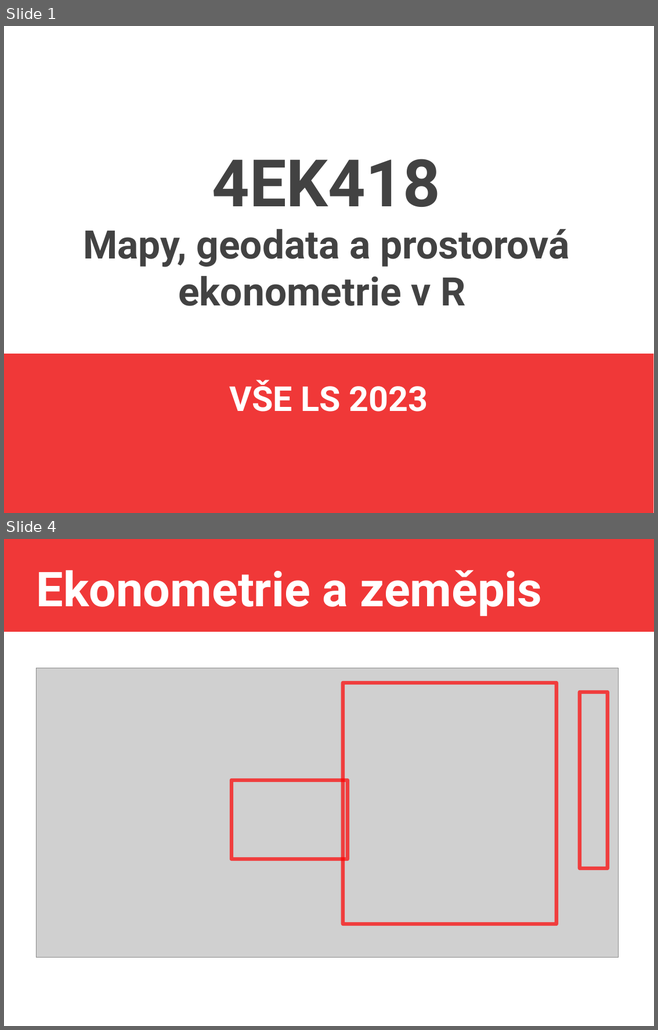
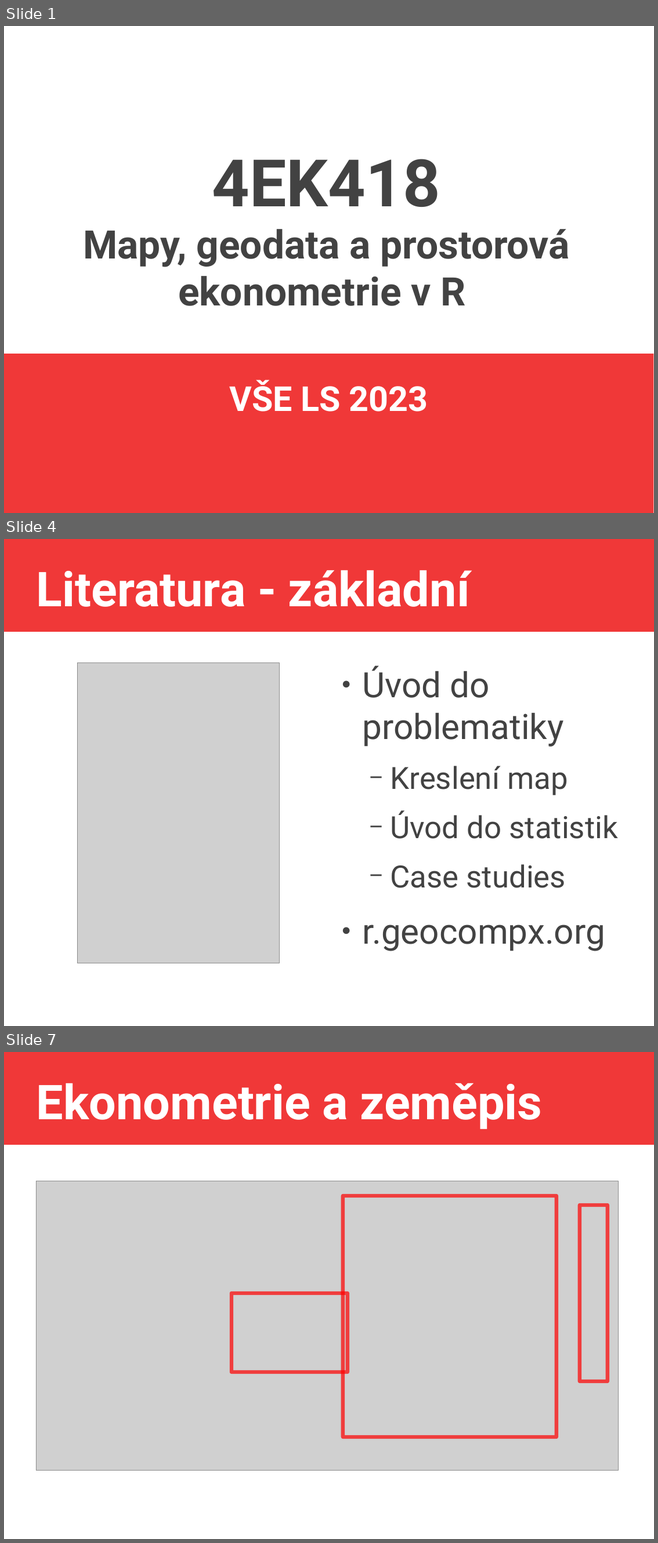
Before and after one commit to jlacko/4EK418, a slide deck: prez/0 - intro 4EK418.odp. Shown one above the other, each under a label of ours: slides 1 and 4 before the commit, slides 1, 4 and 7 after it; the slides between them are not shown. The pictures are 658x1030 and 658x1543 pixels, drawn with LibreOffice and Linux fonts; fonts in the diff are those of the drawing; grey boxes stand for pictures. Boxes give left, top, right and bottom in pixels: in the first picture for what was removed or moved away, otherwise in the second. Text is boxed around its words. In the diff, an @@ line names an element or a change of style, - is before the commit and + after.

Commit message:
literatura v úvodu

```diff
--- a/prez/0 - intro 4EK418.odp
+++ b/prez/0 - intro 4EK418.odp
@@ slide 4 added at (x1=4, y1=539, x2=654, y2=1026), background #FFFFFF; not listed: 1 template element that a slide beside it also shows @@
@@ title added at (x1=36, y1=570, x2=470, y2=607), 58.7 pt, text #FFFFFF, bold @@
+Literatura - základní
@@ picture added at (x1=77, y1=663, x2=280, y2=964) @@
@@ text added at (x1=362, y1=665, x2=618, y2=951), 37.4 pt, text #424242 @@
+● Úvod do problematiky
+  − Kreslení map
+  − Úvod do statistik
+  − Case studies
+● r.geocompx.org
@@ what was slide 4 is now slide 7 @@
```
Also in this commit, not shown: 2 slides changed, 2 other slides added, 1 other file.
